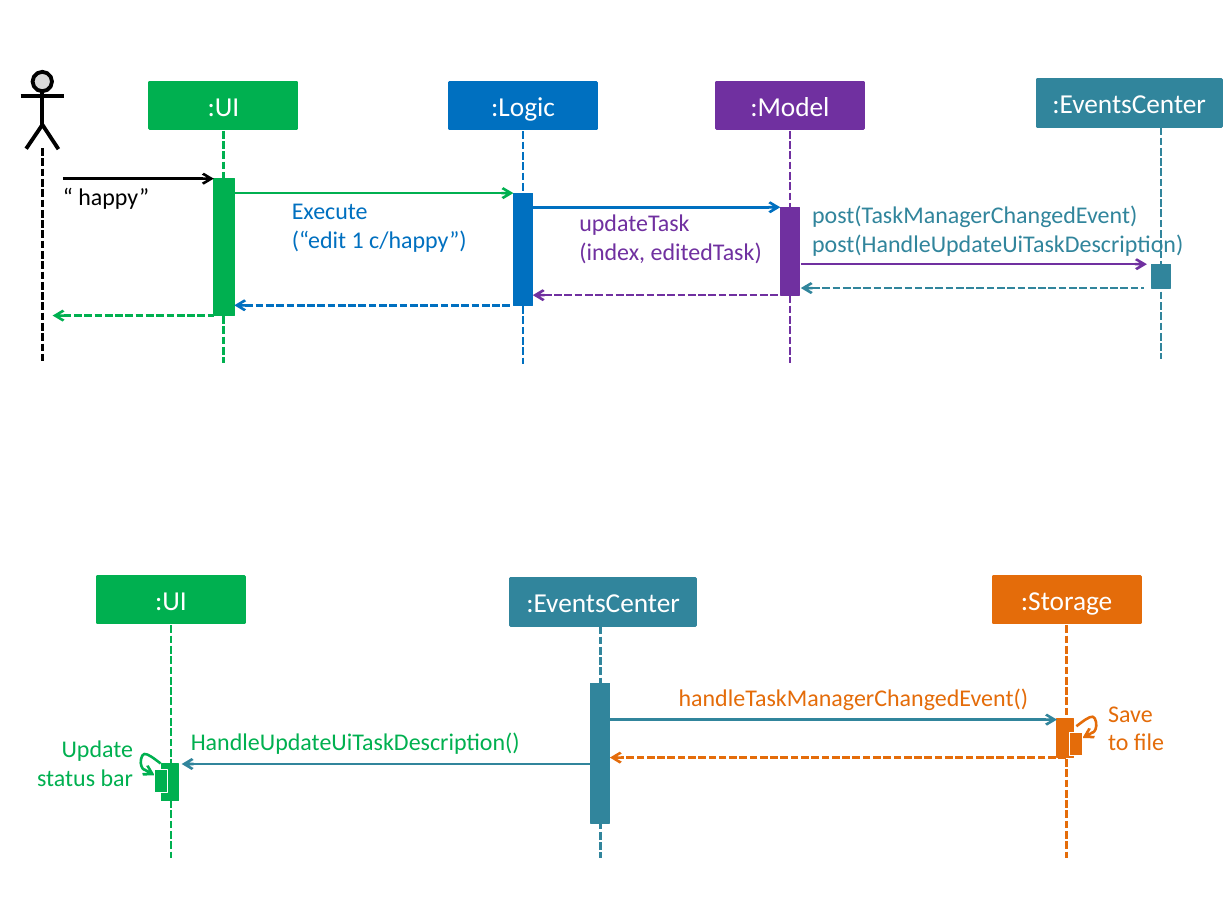
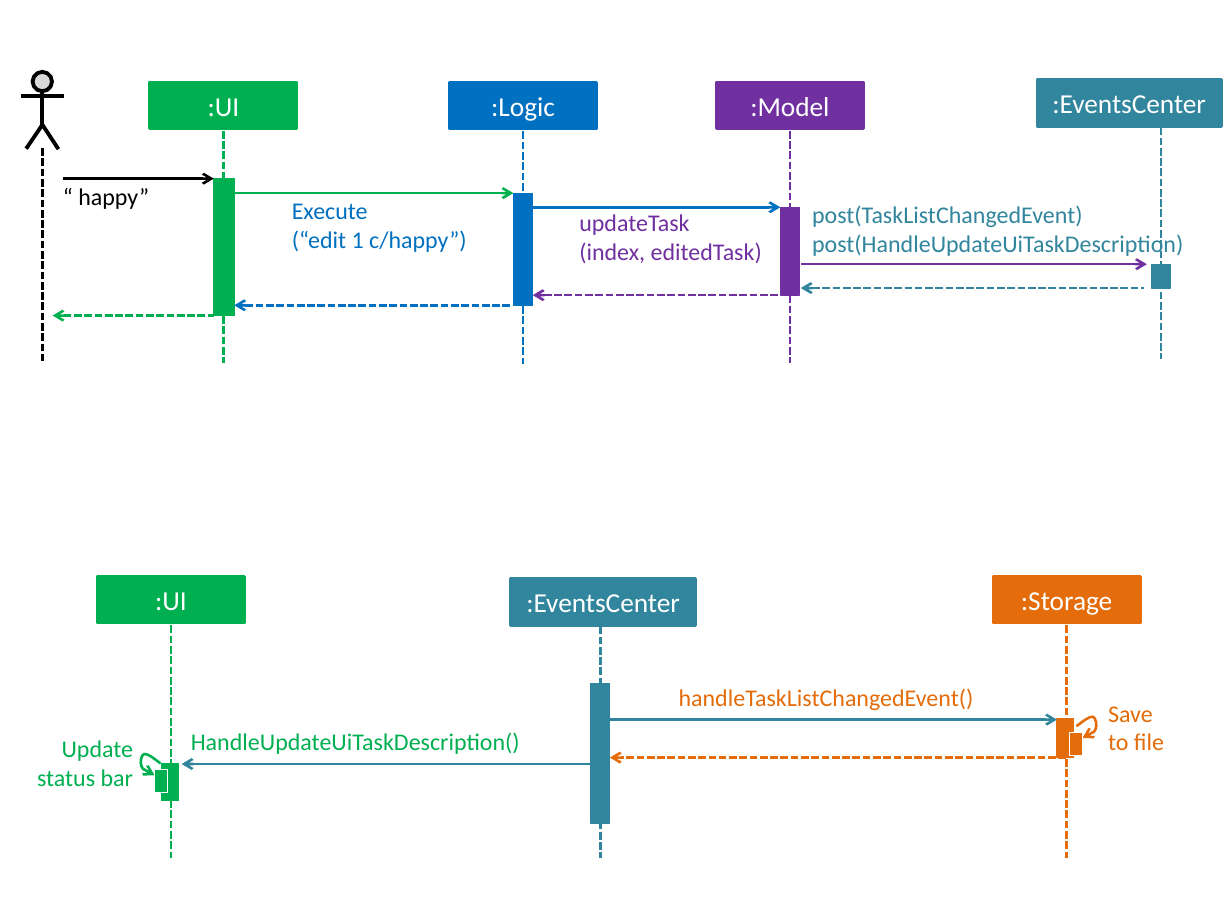
Before and after one commit to CS2103JAN2017-T09-B3/main, a slide deck: slide 1 of docs/diagrams/TaskDetailSequenceDiagrams.pptx. Drawn at 1232x924 pixels with LibreOffice and Linux fonts; fonts in the diff are those of the drawing. Boxes give left, top, right and bottom in pixels: in the first picture for what was removed or moved away, otherwise in the second. Text is boxed around its words. In the diff, an @@ line names an element or a change of style, - is before the commit and + after.

```diff
--- a/docs/diagrams/TaskDetailSequenceDiagrams.pptx
+++ b/docs/diagrams/TaskDetailSequenceDiagrams.pptx
@@ text at (x1=812, y1=205, x2=1082, y2=227): text changed @@
-post(TaskManagerChangedEvent)
+post(TaskListChangedEvent)
@@ text at (x1=679, y1=688, x2=974, y2=710): text changed @@
-handleTaskManagerChangedEvent()
+handleTaskListChangedEvent()
```
Also in this commit, not shown: 4 other files.
